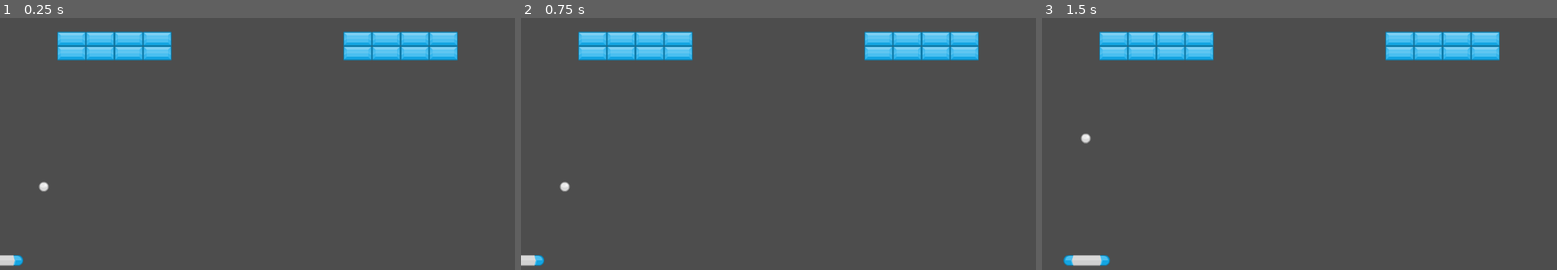
Above: before the commit, frames 1-3 (left to right).
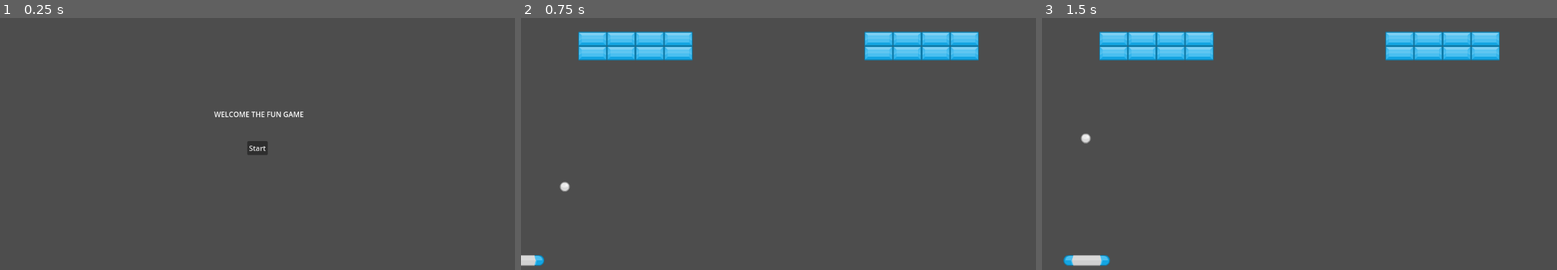
Above: after the commit, the same moments.

Repository: Quinn-Donnelly/breakout
Game: Godot game, scene res://scene/title/title.tscn
The game is run twice, just before and just after one commit, with the same random seed, the same clock (stepped at 60 frames per second) and the same inputs. Before the commit the project starts from res://scene/game.tscn.
Inputs (mouse positions are in pixels of both pictures, inside the frame that each line leads up to):
- Up to frame 1 (0.25 s): no input
- Up to frame 2 (0.75 s): click (778, 149) at 0.5 s, where only the run after the commit has a clickable "Start"
- Up to frame 3 (1.5 s): tap Enter (init_hit) at 1.25 s; hold D (move_right) from 1.28 s (still down); hold Enter (init_hit) from 1.28 s (still down)

The runs differ from the first frame. In frame 1, 5.8% of the frame differs, in the area x 0-89%, y 5-99%; in frame 2, nothing differs; in frame 3, nothing differs.

Commit message:
feat: add level management
- title screen loads, hit play level loads
- right now level progression isn't automated yet - tested with button

Diff:
--- /dev/null
+++ b/components/level.gd
@@ -0,0 +1,15 @@
+class_name Level
+extends Node
+
+@export var initialBall: Ball
+@export var tiles: Node
+
+func _ready() -> void:
+	EventBus.initial_hit.connect(self._start_level)
+
+func _start_level() -> void:
+	var movement: Movement = initialBall.get_meta(Constants.MOVEMENT_COMPONENT)
+	if movement == null:
+		push_warning("ball doesn't have movement components")
+
+	movement.initial_hit()
--- a/components/movement.gd
+++ b/components/movement.gd
@@ -10,7 +10,6 @@
 
 func _ready() -> void:
 	get_parent().set_meta(Constants.MOVEMENT_COMPONENT, self)
-	EventBus.initial_hit.connect(self.initial_hit)
 
 func _physics_process(delta: float) -> void:
 	get_parent().global_position += _velocity * delta
--- a/project.godot
+++ b/project.godot
@@ -11,7 +11,7 @@
 [application]
 
 config/name="breakout"
-run/main_scene="uid://b2diw0v6dvlug"
+run/main_scene="uid://dqvl5yeexjnyg"
 config/features=PackedStringArray("4.4", "Forward Plus")
 config/icon="res://icon.svg"
 
@@ -19,6 +19,7 @@
 
 Constants="*res://components/constants.gd"
 EventBus="*res://components/event_bus.gd"
+GameManager="*res://scene/manager/GameManager.tscn"
 
 [input]
 
--- /dev/null
+++ b/scene/ball/ball.gd
@@ -0,0 +1,2 @@
+class_name Ball
+extends Node
--- a/scene/ball/ball.tscn
+++ b/scene/ball/ball.tscn
@@ -1,5 +1,6 @@
-[gd_scene load_steps=7 format=3 uid="uid://cr80flhqcln88"]
+[gd_scene load_steps=8 format=3 uid="uid://cr80flhqcln88"]
 
+[ext_resource type="Script" uid="uid://crk5hae5vqpg0" path="res://scene/ball/ball.gd" id="1_3x1jj"]
 [ext_resource type="Texture2D" uid="uid://0dhcjsav2s2v" path="res://assets/png/ballGrey.png" id="1_rrvam"]
 [ext_resource type="Script" uid="uid://k33ia13p2wan" path="res://components/movement.gd" id="2_q3mu5"]
 [ext_resource type="Script" uid="uid://7f0o34qxdq5m" path="res://scene/ball/ball_damage_component.gd" id="3_xuwn7"]
@@ -14,6 +15,7 @@
 point_count = 5
 
 [node name="Ball" type="Area2D"]
+script = ExtResource("1_3x1jj")
 
 [node name="Sprite2D" type="Sprite2D" parent="."]
 texture = ExtResource("1_rrvam")
--- a/scene/game.tscn
+++ /dev/null
@@ -1,65 +0,0 @@
-[gd_scene load_steps=4 format=3 uid="uid://b2diw0v6dvlug"]
-
-[ext_resource type="PackedScene" uid="uid://cayjtig5x4ctu" path="res://scene/player/player.tscn" id="1_dbls1"]
-[ext_resource type="PackedScene" uid="uid://dfjh1derk52a0" path="res://scene/brick/brick.tscn" id="2_dbls1"]
-[ext_resource type="PackedScene" uid="uid://cr80flhqcln88" path="res://scene/ball/ball.tscn" id="3_33cqm"]
-
-[node name="Game" type="Node2D"]
-
-[node name="Player" parent="." instance=ExtResource("1_dbls1")]
-position = Vector2(0, 576)
-metadata/_edit_group_ = true
-
-[node name="Ball" parent="." instance=ExtResource("3_33cqm")]
-position = Vector2(98, 411)
-metadata/_edit_group_ = true
-
-[node name="Bricks" type="Node" parent="."]
-
-[node name="Brick" parent="Bricks" instance=ExtResource("2_dbls1")]
-position = Vector2(160, 112)
-
-[node name="Brick2" parent="Bricks" instance=ExtResource("2_dbls1")]
-position = Vector2(352, 112)
-
-[node name="Brick3" parent="Bricks" instance=ExtResource("2_dbls1")]
-position = Vector2(288, 112)
-
-[node name="Brick4" parent="Bricks" instance=ExtResource("2_dbls1")]
-position = Vector2(224, 112)
-
-[node name="Brick5" parent="Bricks" instance=ExtResource("2_dbls1")]
-position = Vector2(160, 80)
-
-[node name="Brick6" parent="Bricks" instance=ExtResource("2_dbls1")]
-position = Vector2(352, 80)
-
-[node name="Brick7" parent="Bricks" instance=ExtResource("2_dbls1")]
-position = Vector2(288, 80)
-
-[node name="Brick8" parent="Bricks" instance=ExtResource("2_dbls1")]
-position = Vector2(224, 80)
-
-[node name="Brick9" parent="Bricks" instance=ExtResource("2_dbls1")]
-position = Vector2(800, 112)
-
-[node name="Brick10" parent="Bricks" instance=ExtResource("2_dbls1")]
-position = Vector2(992, 112)
-
-[node name="Brick11" parent="Bricks" instance=ExtResource("2_dbls1")]
-position = Vector2(928, 112)
-
-[node name="Brick12" parent="Bricks" instance=ExtResource("2_dbls1")]
-position = Vector2(864, 112)
-
-[node name="Brick13" parent="Bricks" instance=ExtResource("2_dbls1")]
-position = Vector2(800, 80)
-
-[node name="Brick14" parent="Bricks" instance=ExtResource("2_dbls1")]
-position = Vector2(992, 80)
-
-[node name="Brick15" parent="Bricks" instance=ExtResource("2_dbls1")]
-position = Vector2(928, 80)
-
-[node name="Brick16" parent="Bricks" instance=ExtResource("2_dbls1")]
-position = Vector2(864, 80)
--- /dev/null
+++ b/scene/levels/LevelOne.tscn
@@ -0,0 +1,68 @@
+[gd_scene load_steps=5 format=3 uid="uid://b2diw0v6dvlug"]
+
+[ext_resource type="Script" uid="uid://tnbfgc06efgq" path="res://components/level.gd" id="1_j8xo1"]
+[ext_resource type="PackedScene" uid="uid://cayjtig5x4ctu" path="res://scene/player/player.tscn" id="1_x22wy"]
+[ext_resource type="PackedScene" uid="uid://cr80flhqcln88" path="res://scene/ball/ball.tscn" id="2_0x2tk"]
+[ext_resource type="PackedScene" uid="uid://dfjh1derk52a0" path="res://scene/brick/brick.tscn" id="3_41psm"]
+
+[node name="LevelOne" type="Node2D" node_paths=PackedStringArray("initialBall")]
+script = ExtResource("1_j8xo1")
+initialBall = NodePath("Ball")
+
+[node name="Player" parent="." instance=ExtResource("1_x22wy")]
+position = Vector2(0, 576)
+metadata/_edit_group_ = true
+
+[node name="Ball" parent="." instance=ExtResource("2_0x2tk")]
+position = Vector2(98, 411)
+metadata/_edit_group_ = true
+
+[node name="Bricks" type="Node" parent="."]
+
+[node name="Brick" parent="Bricks" instance=ExtResource("3_41psm")]
+position = Vector2(160, 112)
+
+[node name="Brick2" parent="Bricks" instance=ExtResource("3_41psm")]
+position = Vector2(352, 112)
+
+[node name="Brick3" parent="Bricks" instance=ExtResource("3_41psm")]
+position = Vector2(288, 112)
+
+[node name="Brick4" parent="Bricks" instance=ExtResource("3_41psm")]
+position = Vector2(224, 112)
+
+[node name="Brick5" parent="Bricks" instance=ExtResource("3_41psm")]
+position = Vector2(160, 80)
+
+[node name="Brick6" parent="Bricks" instance=ExtResource("3_41psm")]
+position = Vector2(352, 80)
+
+[node name="Brick7" parent="Bricks" instance=ExtResource("3_41psm")]
+position = Vector2(288, 80)
+
+[node name="Brick8" parent="Bricks" instance=ExtResource("3_41psm")]
+position = Vector2(224, 80)
+
+[node name="Brick9" parent="Bricks" instance=ExtResource("3_41psm")]
+position = Vector2(800, 112)
+
+[node name="Brick10" parent="Bricks" instance=ExtResource("3_41psm")]
+position = Vector2(992, 112)
+
+[node name="Brick11" parent="Bricks" instance=ExtResource("3_41psm")]
+position = Vector2(928, 112)
+
+[node name="Brick12" parent="Bricks" instance=ExtResource("3_41psm")]
+position = Vector2(864, 112)
+
+[node name="Brick13" parent="Bricks" instance=ExtResource("3_41psm")]
+position = Vector2(800, 80)
+
+[node name="Brick14" parent="Bricks" instance=ExtResource("3_41psm")]
+position = Vector2(992, 80)
+
+[node name="Brick15" parent="Bricks" instance=ExtResource("3_41psm")]
+position = Vector2(928, 80)
+
+[node name="Brick16" parent="Bricks" instance=ExtResource("3_41psm")]
+position = Vector2(864, 80)
--- /dev/null
+++ b/scene/levels/LevelTwo.tscn
@@ -0,0 +1,68 @@
+[gd_scene load_steps=5 format=3 uid="uid://lhn0ocip42t2"]
+
+[ext_resource type="Script" uid="uid://tnbfgc06efgq" path="res://components/level.gd" id="1_davli"]
+[ext_resource type="PackedScene" uid="uid://cayjtig5x4ctu" path="res://scene/player/player.tscn" id="1_s1yu5"]
+[ext_resource type="PackedScene" uid="uid://cr80flhqcln88" path="res://scene/ball/ball.tscn" id="2_davli"]
+[ext_resource type="PackedScene" uid="uid://dfjh1derk52a0" path="res://scene/brick/brick.tscn" id="3_fu7wl"]
+
+[node name="LevelTwo" type="Node2D" node_paths=PackedStringArray("initialBall")]
+script = ExtResource("1_davli")
+initialBall = NodePath("Ball")
+
+[node name="Player" parent="." instance=ExtResource("1_s1yu5")]
+position = Vector2(0, 576)
+metadata/_edit_group_ = true
+
+[node name="Ball" parent="." instance=ExtResource("2_davli")]
+position = Vector2(98, 411)
+metadata/_edit_group_ = true
+
+[node name="Bricks" type="Node" parent="."]
+
+[node name="Brick" parent="Bricks" instance=ExtResource("3_fu7wl")]
+position = Vector2(160, 112)
+
+[node name="Brick4" parent="Bricks" instance=ExtResource("3_fu7wl")]
+position = Vector2(224, 112)
+
+[node name="Brick5" parent="Bricks" instance=ExtResource("3_fu7wl")]
+position = Vector2(160, 80)
+
+[node name="Brick8" parent="Bricks" instance=ExtResource("3_fu7wl")]
+position = Vector2(224, 80)
+
+[node name="Brick17" parent="Bricks" instance=ExtResource("3_fu7wl")]
+position = Vector2(472, 304)
+
+[node name="Brick18" parent="Bricks" instance=ExtResource("3_fu7wl")]
+position = Vector2(664, 304)
+
+[node name="Brick19" parent="Bricks" instance=ExtResource("3_fu7wl")]
+position = Vector2(600, 304)
+
+[node name="Brick20" parent="Bricks" instance=ExtResource("3_fu7wl")]
+position = Vector2(536, 304)
+
+[node name="Brick21" parent="Bricks" instance=ExtResource("3_fu7wl")]
+position = Vector2(472, 272)
+
+[node name="Brick22" parent="Bricks" instance=ExtResource("3_fu7wl")]
+position = Vector2(664, 272)
+
+[node name="Brick23" parent="Bricks" instance=ExtResource("3_fu7wl")]
+position = Vector2(600, 272)
+
+[node name="Brick24" parent="Bricks" instance=ExtResource("3_fu7wl")]
+position = Vector2(536, 272)
+
+[node name="Brick10" parent="Bricks" instance=ExtResource("3_fu7wl")]
+position = Vector2(992, 112)
+
+[node name="Brick11" parent="Bricks" instance=ExtResource("3_fu7wl")]
+position = Vector2(928, 112)
+
+[node name="Brick14" parent="Bricks" instance=ExtResource("3_fu7wl")]
+position = Vector2(992, 80)
+
+[node name="Brick15" parent="Bricks" instance=ExtResource("3_fu7wl")]
+position = Vector2(928, 80)
--- /dev/null
+++ b/scene/manager/GameManager.tscn
@@ -0,0 +1,29 @@
+[gd_scene load_steps=5 format=3 uid="uid://2ylwoyf65ix1"]
+
+[ext_resource type="Script" uid="uid://cvvyaeb14y2r5" path="res://scene/manager/game_manager.gd" id="1_bfrv2"]
+[ext_resource type="Script" uid="uid://ugf53sy0bbhd" path="res://scene/manager/scene_manager.gd" id="2_5fvq7"]
+[ext_resource type="PackedScene" uid="uid://b2diw0v6dvlug" path="res://scene/levels/LevelOne.tscn" id="3_7v4mr"]
+[ext_resource type="PackedScene" uid="uid://lhn0ocip42t2" path="res://scene/levels/LevelTwo.tscn" id="4_028nw"]
+
+[node name="GameManager" type="Node"]
+script = ExtResource("1_bfrv2")
+
+[node name="SceenManager" type="Node" parent="."]
+script = ExtResource("2_5fvq7")
+levels = Array[PackedScene]([ExtResource("3_7v4mr"), ExtResource("4_028nw")])
+
+[node name="Button" type="Button" parent="."]
+anchors_preset = 8
+anchor_left = 0.5
+anchor_top = 0.5
+anchor_right = 0.5
+anchor_bottom = 0.5
+offset_left = -23.0
+offset_top = -15.5
+offset_right = 23.0
+offset_bottom = 15.5
+grow_horizontal = 2
+grow_vertical = 2
+size_flags_horizontal = 4
+size_flags_vertical = 4
+text = "Start"
--- /dev/null
+++ b/scene/manager/game_manager.gd
@@ -0,0 +1,13 @@
+extends Node
+
+var gameStart: bool = false
+@onready var button: Button = $Button
+@onready var sceneManager: SceneManager = $SceenManager
+
+
+func _ready() -> void:
+	button.pressed.connect(self._start_game)
+
+func _start_game() -> void:
+	sceneManager.load_next_level()
+	button.hide()
--- /dev/null
+++ b/scene/manager/scene_manager.gd
@@ -0,0 +1,18 @@
+@tool
+class_name SceneManager
+extends Node
+
+## Levels in order to load
+@export var levels: Array[PackedScene]
+var currentSceneIndex: int = 0
+var levelLoaded: bool = false
+
+func load_next_level() -> void:
+	if levelLoaded:
+		currentSceneIndex += 1
+
+	if currentSceneIndex >= levels.size():
+		return
+
+	levelLoaded = true
+	get_tree().change_scene_to_packed(levels[currentSceneIndex])
--- /dev/null
+++ b/scene/title/title.tscn
@@ -0,0 +1,12 @@
+[gd_scene format=3 uid="uid://dqvl5yeexjnyg"]
+
+[node name="Title" type="Node2D"]
+
+[node name="Label" type="Label" parent="."]
+offset_left = 167.0
+offset_top = 123.0
+offset_right = 992.0
+offset_bottom = 374.0
+text = "WELCOME THE FUN GAME"
+horizontal_alignment = 1
+vertical_alignment = 1
Not shown, added: components/level.gd.uid
Not shown, added: scene/ball/ball.gd.uid
Not shown, added: scene/manager/game_manager.gd.uid
Not shown, added: scene/manager/scene_manager.gd.uid
